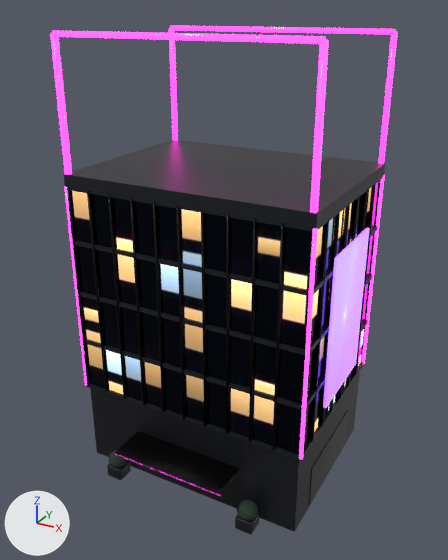
The glTF model public/models/buildings/neon-block-a.glb, before and after one commit.
Camera for both pictures: a 50 mm camera at (18.4, -34.3, 30.5) aimed at (0.3, -1.3, 14.1). The lights are fixed; the arrows at lower left show +X, +Y and +Z. The older version comes first. Vertices at exactly the same position are counted once.

Objects in the first picture: 'Building'.
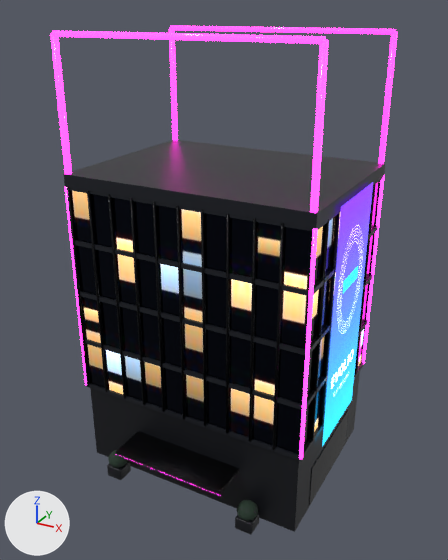
Where the change shows, as pixel boxes (x1, y1, x2, y2) in the pictures (448 x 560 px):
'Building', surface changed, reshaped: (50, 26, 398, 535) in both
part 1 of me_podium, reshaped: before (323, 228, 369, 408); after (322, 182, 373, 447)

Edits to the bpy script that builds the scene:
```text
Add img_wf_ad:
    img_wf_ad = load_image('wf-ad', '_unpacked/wf-ad', 256, 640, 'sRGB')
Change mat_holo:
    where n0 = _N.new('ShaderNodeBsdfPrincipled'); n0.name = 'Principled BSDF'
    remove n0.inputs[0].default_value = (0.0395, 0.807, 1.0, 1.0)  # 'Base Color', cyan #38e8ff
    remove n0.inputs[27].default_value = (0.195, 0.0452, 1.0, 1.0)  # 'Emission Color', purple #7a3cff
    n0.inputs[28].default_value: 3.5 -> 3.0  # 'Emission Strength'
    add n2 = _N.new('ShaderNodeTexImage'); n2.name = 'Image Texture'
    add n2.image = img_wf_ad
    add n3 = _N.new('ShaderNodeTexImage'); n3.name = 'Image Texture.001'
    add n3.image = img_wf_ad
    add _L.new(n2.outputs[0], n0.inputs[27])  # 'Color' to 'Emission Color'
    add _L.new(n3.outputs[0], n0.inputs[0])  # 'Color' to 'Base Color'
Change me_podium:
    used by ob_building; location = (0.0, 0.0, 0.0)
    verts and faces of me_podium; kept vertices keep their numbers, new ones are numbered from 776
    before: 768 (8.3, -3.0, 7.7) at pixel (322, 407), 769 (8.3, -3.0, 17.7) at pixel (334, 258), 770 (8.3, 3.0, 7.7), 771 (8.3, 3.0, 17.7) at pixel (366, 227), 772 (8.5, -3.0, 7.7) at pixel (326, 408)
    before: 773 (8.5, -3.0, 17.7) at pixel (337, 258), 774 (8.5, 3.0, 7.7) at pixel (356, 363), 775 (8.5, 3.0, 17.7) at pixel (369, 228)
    remove me_podium.from_pydata(...)  # 776 vertices, 1320 faces; spans x -8.2..8.5, y -8.5..6.2, z 0.0..29.4
    add me_podium.from_pydata(...)  # 772 vertices, 1310 faces; spans x -8.2..8.4, y -8.5..6.2, z 0.0..29.4
    me_podium part 1
    add delete_vertices([769, 770, *range(772, 776)])  # with the faces that use them
    add verts[768] = (8.4, -3.0, 4.7)  # moved, pixel (322, 447)
    add verts[771] = (8.4, 3.0, 20.7)  # moved, pixel (373, 181)
    add verts[776] = (8.4, 3.0, 4.7)  # pixel (351, 399)
    add verts[777] = (8.4, -3.0, 20.7)  # pixel (341, 206)
    add faces += [(768, 776, 771), (768, 771, 777)]  # mat_holo
```
